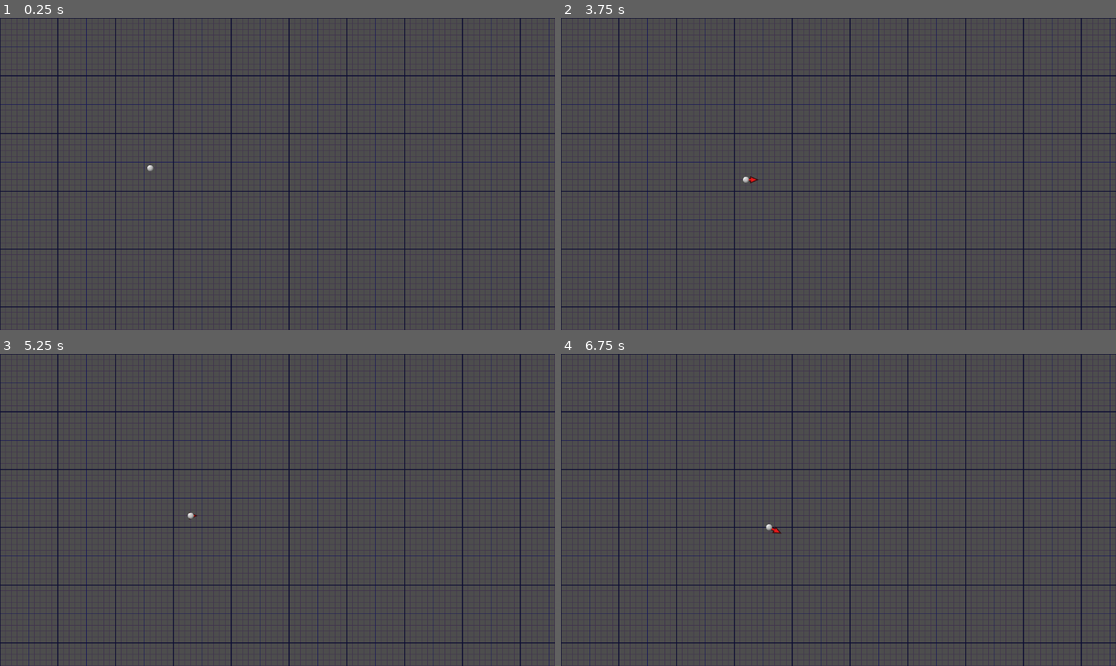
Above: before the commit, frames 1-4 (two rows, left to right).
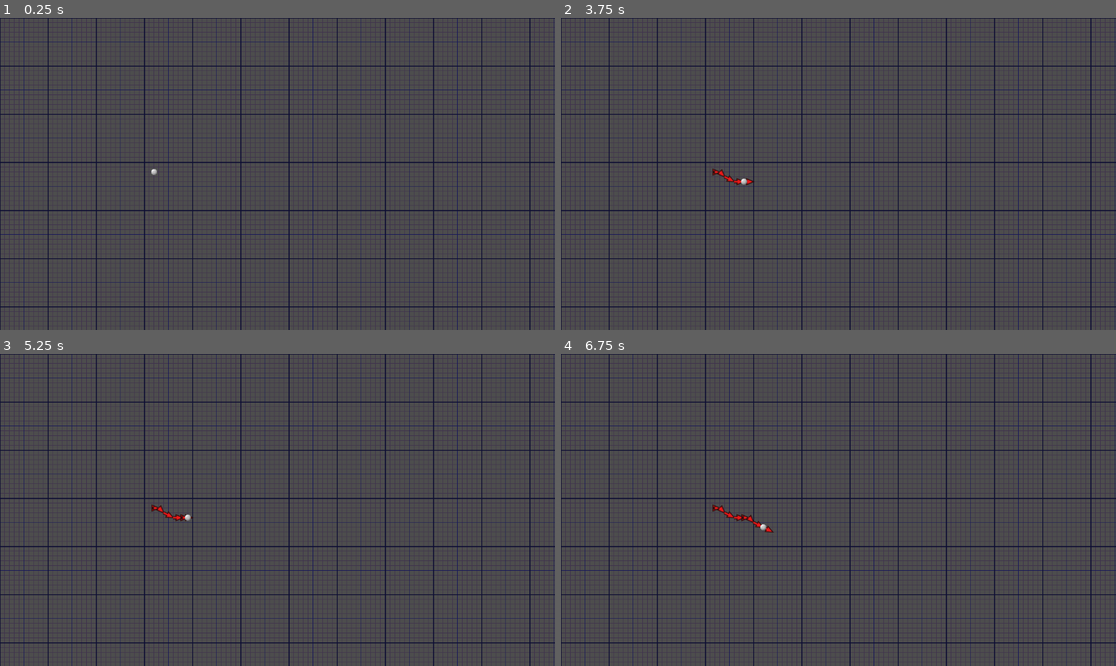
Above: after the commit, the same moments.

Repository: vibrunazo/godot-vector
Game: Godot game, scene res://scenes/map.tscn
Two runs of this game, one before a commit and one after it. Both use one fixed random seed, a clock stepped at 60 frames per second and the inputs below.
Inputs:
- Up to frame 1 (0.25 s): no input
- Up to frame 2 (3.75 s): tap Enter at 0.5, 2, 3.5 s; hold Right (ui_right) 0.53-1.28 s; tap Space at 1.25, 2.75 s; hold Down (ui_down) 1.28-2.03 s; hold Right (ui_right) 2.03-2.78 s; hold Up (ui_up) 2.78-3.53 s; hold Left (ui_left) from 3.53 s (still down)
- Up to frame 3 (5.25 s): tap Space at 4.25 s; release Left (ui_left) at 5.03 s; hold Down (ui_down) from 5.03 s (still down)
- Up to frame 4 (6.75 s): release Down (ui_down) at 5.78 s; hold Right (ui_right) 5.78-6.53 s; hold Up (ui_up) from 6.53 s (still down)

The runs differ from the first frame. In frame 1, 13% of the frame differs, in the area x 0-100%, y 0-100%; in frame 2, 13%; in frame 3, 13%; in frame 4, 13%.

Commit message:
draw arrow history

Diff:
--- a/Grid.gd
+++ b/Grid.gd
@@ -2,7 +2,7 @@
 
 class_name Grid
 
-var cell_size := 12
+var cell_size := 10
 var gcolor := Color(0.25, 0.2, 0.3)
 var pcolor := Color(0.1, 0.1, 0.35)
 var dcolor := Color(0.05, 0.05, 0.2)
--- a/scenes/car.gd
+++ b/scenes/car.gd
@@ -2,10 +2,12 @@
 
 @export var grid: Grid
 var grid_pos := Vector2(0, 0)
+var ini_grid_pos := Vector2(0, 0)
 var cell_size := 16
 var next_move := Vector2(0, 0)
 ## current speed vector
 var svector := Vector2(0, 0)
+var history: Array[Vector2]
 
 # Called when the node enters the scene tree for the first time.
 func _ready():
@@ -13,6 +15,7 @@
 		cell_size = grid.cell_size
 	update_grid_from_pos()
 	update_pos_from_grid()
+	ini_grid_pos = grid_pos
 
 
 # Called every frame. 'delta' is the elapsed time since the previous frame.
@@ -21,6 +24,11 @@
 
 func _draw():
 	var to = grid2pix(svector)
+	var p := grid2pix(ini_grid_pos) - global_position
+	for v in history:
+		v = grid2pix(v)
+		draw_arrow(p, p + v)
+		p += v
 	draw_arrow(Vector2.ZERO, to)
 
 func draw_arrow(from: Vector2, to: Vector2):
@@ -34,8 +42,9 @@
 	var tip = v.normalized() * (head_size - 2)
 	var tip2 = v.normalized() * (head_size - 9)
 	# the final vector to draw with the tip removed
-	var line = v - tip
-	var line2 = v - tip2
+#	var line = v - tip
+	var line = from + v - tip# Vector2(20, 20)
+	var line2 = from + v - tip2
 	var h1 = v
 	h1 = - h1.normalized().rotated(head_angle) * head_size
 	var e1 = to + h1
@@ -49,6 +58,7 @@
 	draw_polyline(arrow_head, ocolor, 0.8, true)
 	draw_line(from, line, ocolor, 5, true)
 	draw_line(from, line2, acolor, 2, true)
+#	draw_line(from, to, Color.GREEN, 5)
 
 func _input(event):
 	if event.is_action("ui_down_left") and not event.is_pressed():
@@ -81,6 +91,7 @@
 func move():
 	svector += next_move
 	grid_pos += svector
+	history.append(svector)
 	update_pos_from_grid()
 
 func update_pos_from_grid():
@@ -89,8 +100,8 @@
 func update_grid_from_pos():
 	grid_pos = pix2grid(position)
 
-func grid2pix(g: Vector2):
+func grid2pix(g: Vector2) -> Vector2:
 	return g * cell_size
 
-func pix2grid(p: Vector2):
+func pix2grid(p: Vector2) -> Vector2:
 	return Vector2(floor(p.x / cell_size), floor(p.x / cell_size))
